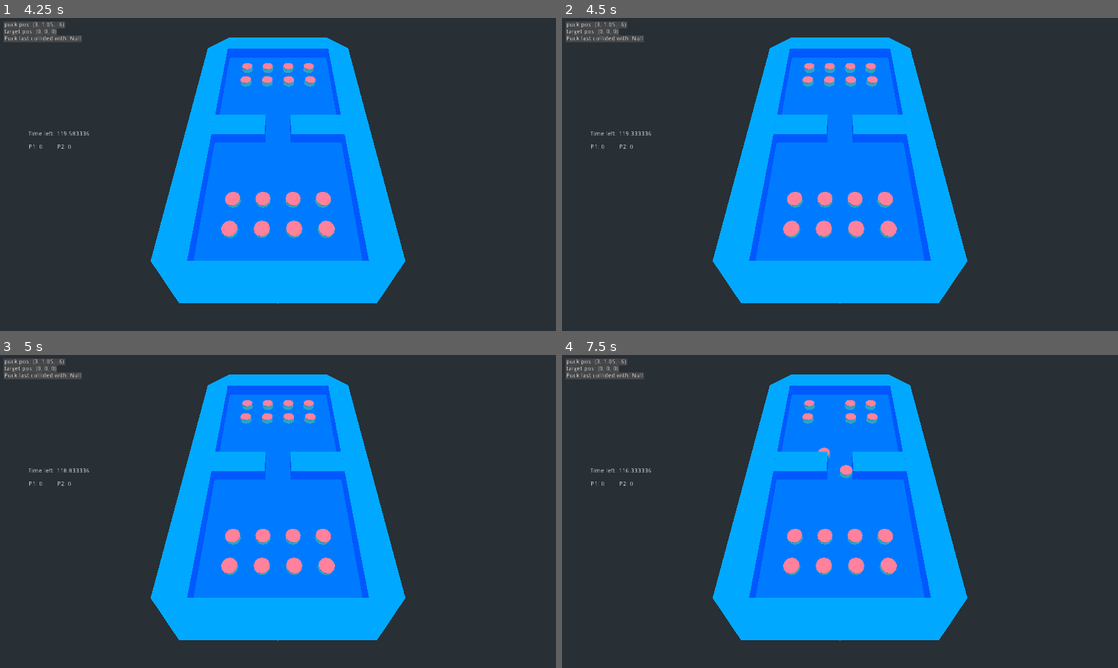
Above: before the commit, frames 1-4 (two rows, left to right).
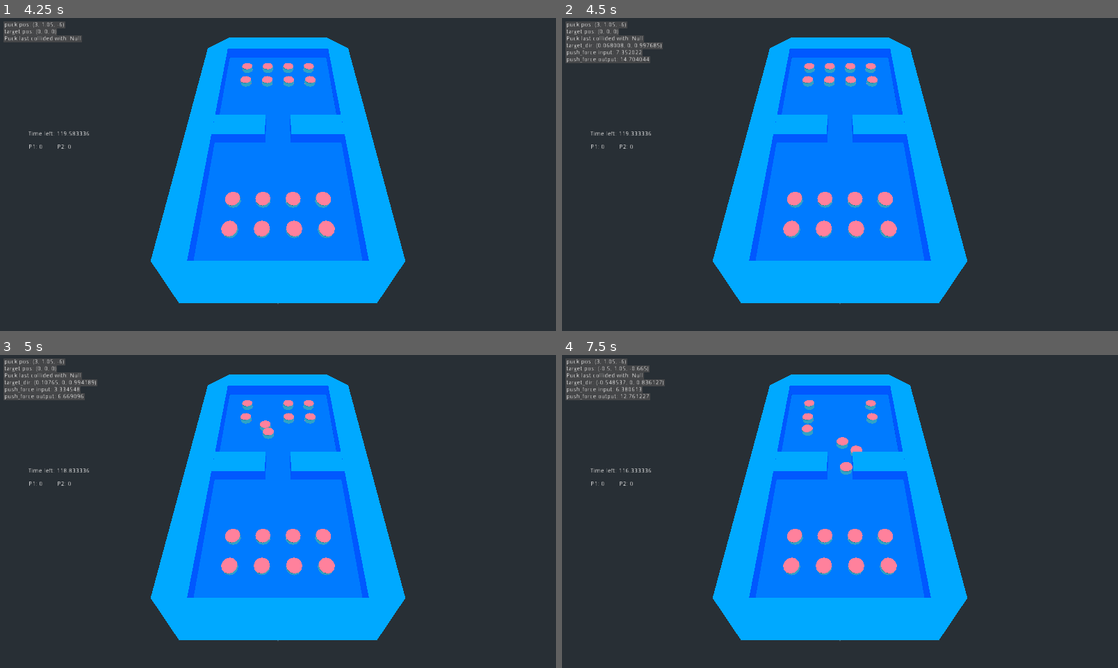
Above: after the commit, the same moments.

Repository: gamkedo-la/puck2000
Game: Godot game, scene res://scenes/MenuMain/MainMenu.tscn
Two runs of this game, one before a commit and one after it. Both use one fixed random seed, a clock stepped at 60 frames per second and the inputs below.
Inputs (mouse positions are in pixels of both pictures, inside the frame that each line leads up to):
- Up to frame 1 (4.25 s): click "Start Game" at 0.5 s; tap Enter (ui_accept) at 1.25, 1.52, 2, 2.27, 2.75, 3.5, 3.77 s; move the mouse to (400, 158) at 1.27 s; tap Space (puck) at 1.35, 2.1, 3.05, 3.6 s; click (400, 158) at 1.42 s; move the mouse to (166, 190) at 2.02 s; click (166, 190) at 2.17 s; move the mouse to (333, 105) at 2.77 s; press the mouse at (333, 105) at 2.78 s; move the mouse to (250, 237) at 3.52 s; release the mouse at (250, 237) at 3.53 s; click (250, 237) at 3.67 s
- Up to frame 2 (4.5 s): tap Enter (ui_accept) at 4.25 s; move the mouse to (1006, 221) at 4.27 s; tap Space (puck) at 4.35 s; click (1006, 221) at 4.42 s
- Up to frame 3 (5 s): tap Enter (ui_accept) at 4.52 s
- Up to frame 4 (7.5 s): move the mouse to (673, 464) at 5.02 s; click (673, 464) at 5.1 s; tap Enter (ui_accept) at 5.27, 6.77, 7.25 s; tap Space (puck) at 5.3, 5.85, 6.6 s; move the mouse to (867, 511) at 5.77 s; click (867, 511) at 5.92 s; move the mouse to (756, 433) at 6.52 s; click (756, 433) at 6.67 s; move the mouse to (962, 495) at 7.27 s; press the mouse at (962, 495) at 7.28 s

Frame 1 is identical in both runs. In frame 2, 1.0% of the frame differs, in the area x 0-19%, y 7-15%; in frame 3, 1.2%; in frame 4, 1.6%, in the area x 0-57%, y 3-40%.

Commit message:
add initial test web build

Diff:
--- a/scenes/GamePlay/GamePlay.tscn
+++ b/scenes/GamePlay/GamePlay.tscn
@@ -57,13 +57,26 @@
 margin_bottom = 304.0
 text = "P2: 0"
 
+[node name="OpponentAI" type="Node" parent="."]
+script = ExtResource( 5 )
+opponent_tick_rate = 0.5
+
 [node name="CanvasLayer" type="CanvasLayer" parent="."]
 
-[node name="InputBlock" type="CenterContainer" parent="."]
+[node name="InputBlock" type="CenterContainer" parent="CanvasLayer"]
 visible = false
 anchor_right = 1.0
 anchor_bottom = 1.0
 
-[node name="OpponentAI" type="Node" parent="."]
-script = ExtResource( 5 )
-opponent_tick_rate = 2.0
+[node name="BtnPlayAgain" type="Button" parent="CanvasLayer"]
+anchor_left = 0.5
+anchor_top = 0.5
+anchor_right = 0.5
+anchor_bottom = 0.5
+margin_left = -98.0
+margin_top = -39.0
+margin_right = 98.0
+margin_bottom = 39.0
+text = "Play Again"
+
+[connection signal="pressed" from="CanvasLayer/BtnPlayAgain" to="." method="_on_BtnPlayAgain_pressed"]
--- a/scenes/GamePlay/game_play.gd
+++ b/scenes/GamePlay/game_play.gd
@@ -52,7 +52,7 @@
 	# disable unhandled inputs
 	# disable mouse inputs
 	# TODO: deselect any pucks if still selected
-	$InputBlock.visible = isVisible
+	$CanvasLayer/InputBlock.visible = isVisible
 	pass
 
 
@@ -70,6 +70,9 @@
 
 
 func reset_round() -> void:
+
+	$CanvasLayer/BtnPlayAgain.visible = false
+
 	set_label_text(3) # reset the countdown label text
 	_reset_puck_physics()
 	yield(get_tree().create_timer(0.5), "timeout") # give the game enough time to pass the physics calculation frames
@@ -298,4 +301,15 @@
 	print(winner + " is the winner")
 #	end_cinematic()
 #	progress to next scene
-	pass
+	# temporary code to replay match
+	$CanvasLayer/BtnPlayAgain.visible = true
+	pass
+
+
+
+func _on_BtnPlayAgain_pressed() -> void:
+	p1_round_wins = 0
+	p2_round_wins = 0
+	reset_round()
+	start_game()
+	pass # Replace with function body.
Not shown, added: _exports/.gdignore
Not shown, added: _exports/puck2000-test-2023_04_30.zip
